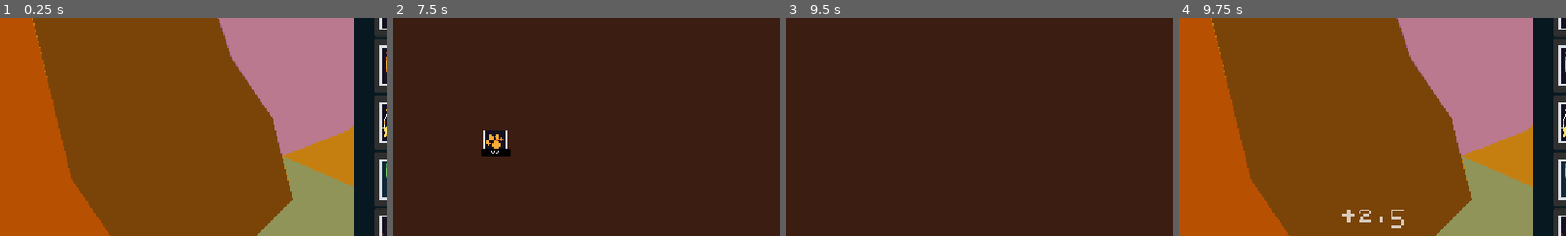
Above: before the commit, frames 1-4 (left to right).
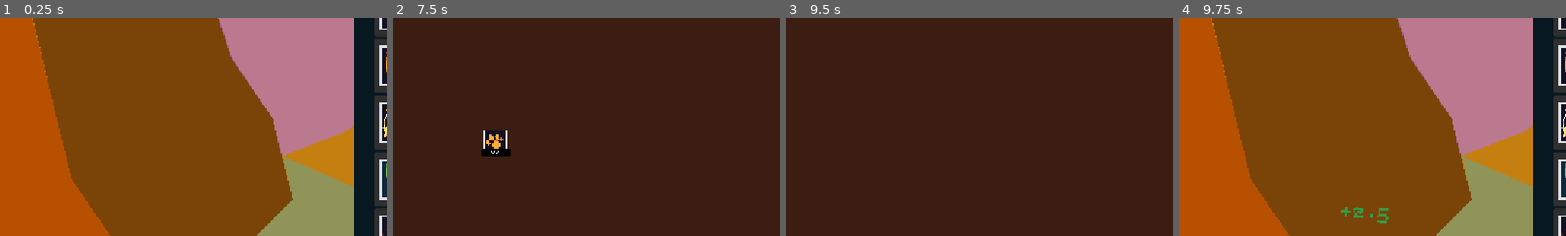
Above: after the commit, the same moments.

Repository: azizul987/Sawit-io
Game: Godot game, scene res://Scene/main.tscn
Two runs of this game, one before a commit and one after it. Both use one fixed random seed, a clock stepped at 60 frames per second and the inputs below. This scene is started directly instead of the project's main scene.
Inputs (mouse positions are % of the whole screen's width and height, from its top left):
- Up to frame 1 (0.25 s): no input
- Up to frame 2 (7.5 s): click (6, 89) at 0.5 s; click (84, 24) at 1.27 s; click (75, 24) at 2.02 s; click (84, 37) at 2.77 s; click (84, 50) at 3.52 s; click (84, 63) at 4.27 s; click (84, 76) at 5.02 s; click "20" at 5.75 s; click (49, 54) at 6.5 s; tap Enter at 7.25 s; move the mouse to (72, 45) at 7.27 s; hold Right (ui_right) from 7.28 s (still down); hold M (add_coin) from 7.28 s (still down); click (72, 45) at 7.42 s
- Up to frame 3 (9.5 s): release Right (ui_right) at 8 s; release M (add_coin) at 8 s; drag from (30, 55) to (81, 58) at 8.02 s; tap Space at 8.75 s; move the mouse to (60, 28) at 8.77 s; hold Right (ui_right) from 8.78 s (still down); hold E (zoom_out) from 8.78 s (still down)
- Up to frame 4 (9.75 s): release Right (ui_right) at 9.5 s; release E (zoom_out) at 9.5 s; tap Enter at 9.5 s; drag from (45, 70) to (81, 61) at 9.52 s
The pictures show only the part of the screen within x 24-74%, y 26-76%; the shares and areas given below are measured in that part.

Frames 1-3 are identical in both runs. In frame 4, 0.5% of the frame differs, in the area x 41-59%, y 86-97%.

Commit message:
add random in event click tween

Diff:
--- a/Logic/skrip/Click.gd
+++ b/Logic/skrip/Click.gd
@@ -110,8 +110,13 @@
 
 	label.text = "+%.1f" % jumlah_poin
 	label.z_index = 100
-	label.modulate = Color.WHITE
-
+	label.modulate = Color.from_hsv(
+		randf_range(0.22, 0.45), # hijau kekuningan sampai hijau kebiruan
+		randf_range(0.45, 1.0),  # kepekatan warna
+		randf_range(0.55, 1.0),  # terang-gelap
+		1.0
+	)
+	label.rotation = deg_to_rad(randf_range(-15.0, 15.0))
 	label.add_theme_font_override("font", FONT_KOSTUM)
 	label.add_theme_font_size_override("font_size", randi_range(20,50))
 
@@ -121,22 +126,35 @@
 	get_tree().current_scene.add_child(label)
 
 	label.global_position = get_global_mouse_position() + Vector2(randf_range(-15, 15), randf_range(-10, 5)) * z
+	var arah_gerak := Vector2(
+	randf_range(-35.0, 35.0),
+	randf_range(-80.0, -40.0)
+) * z
+
+	var durasi: float = randf_range(0.4, 0.9)
 
 	var tween := create_tween()
 	tween.set_parallel(true)
 
 	tween.tween_property(
-		label,
-		"global_position",
-		label.global_position + Vector2(0, -50 * z),
-		0.6
-	)
+	label,
+	"global_position",
+	label.global_position + arah_gerak,
+	durasi
+)
 
 	tween.tween_property(
 		label,
 		"modulate:a",
 		0.0,
-		0.6
+		durasi
+	)
+
+	tween.tween_property(
+		label,
+		"scale",
+		label.scale * randf_range(1.1, 1.5),
+		durasi
 	)
 
 	await tween.finished
